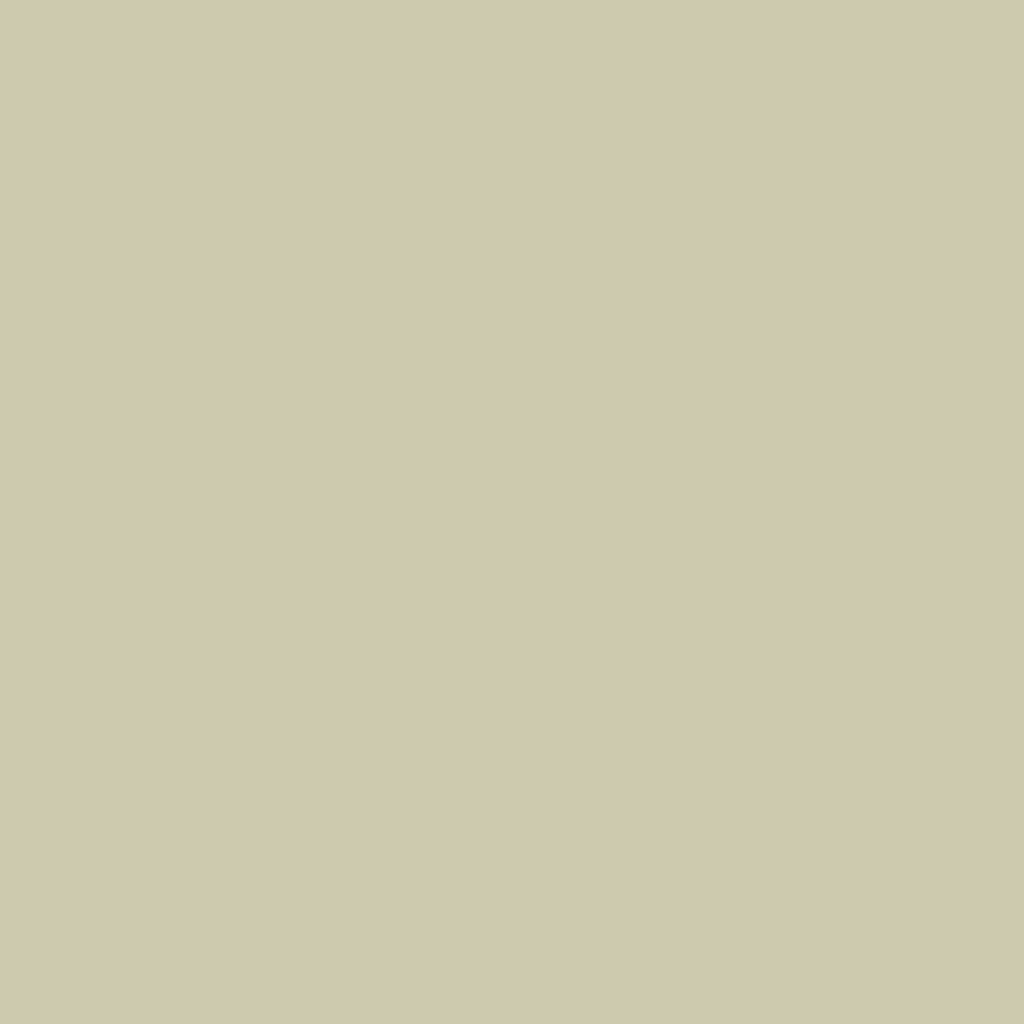
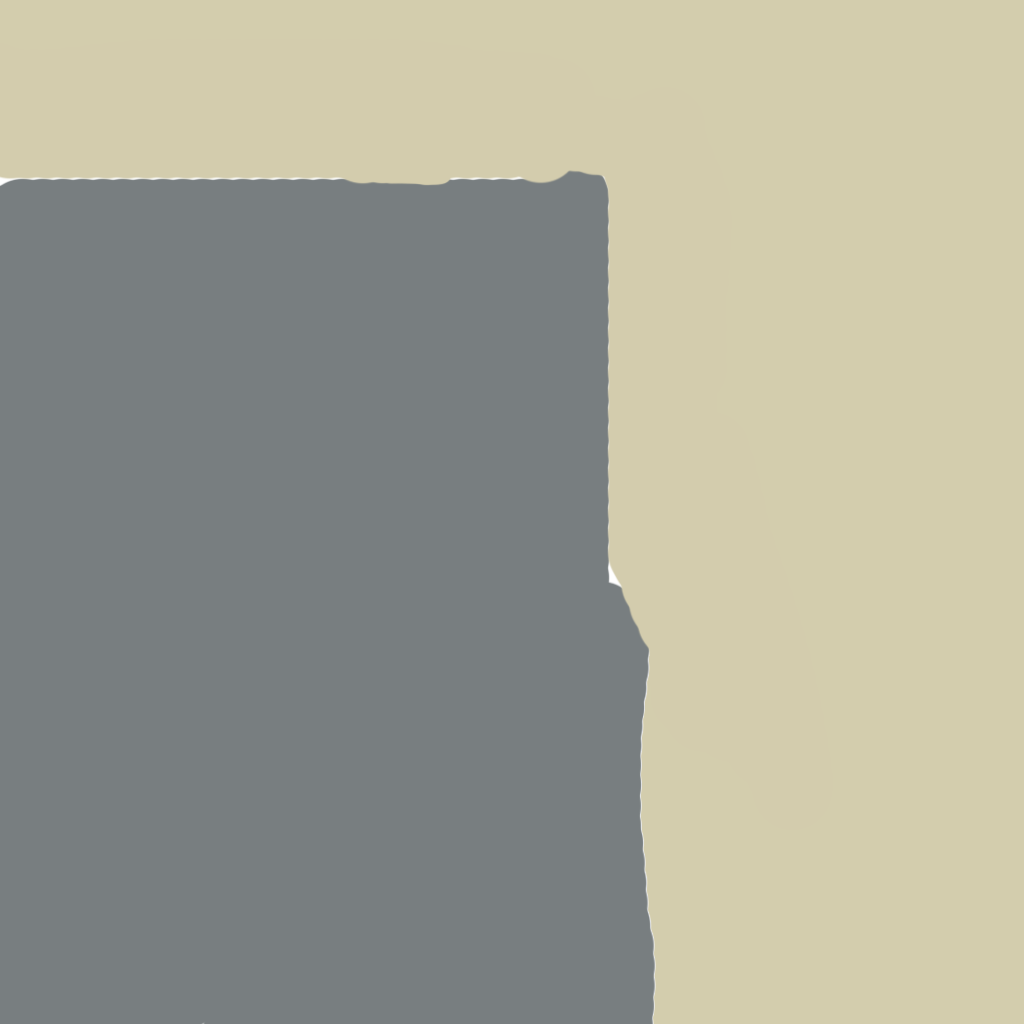
Layer changes from the first (1024, 1024) image to the second:
painted on "Layer 1" over box(0, 0, 1024, 1024)
